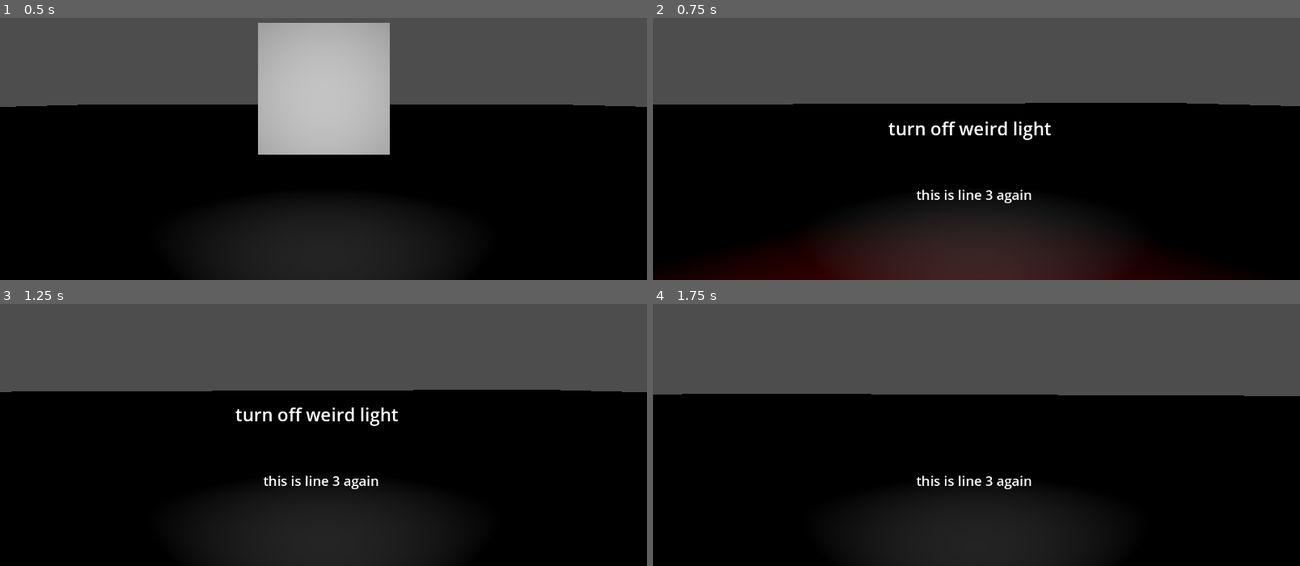
Above: before the commit, frames 1-4 (two rows, left to right).
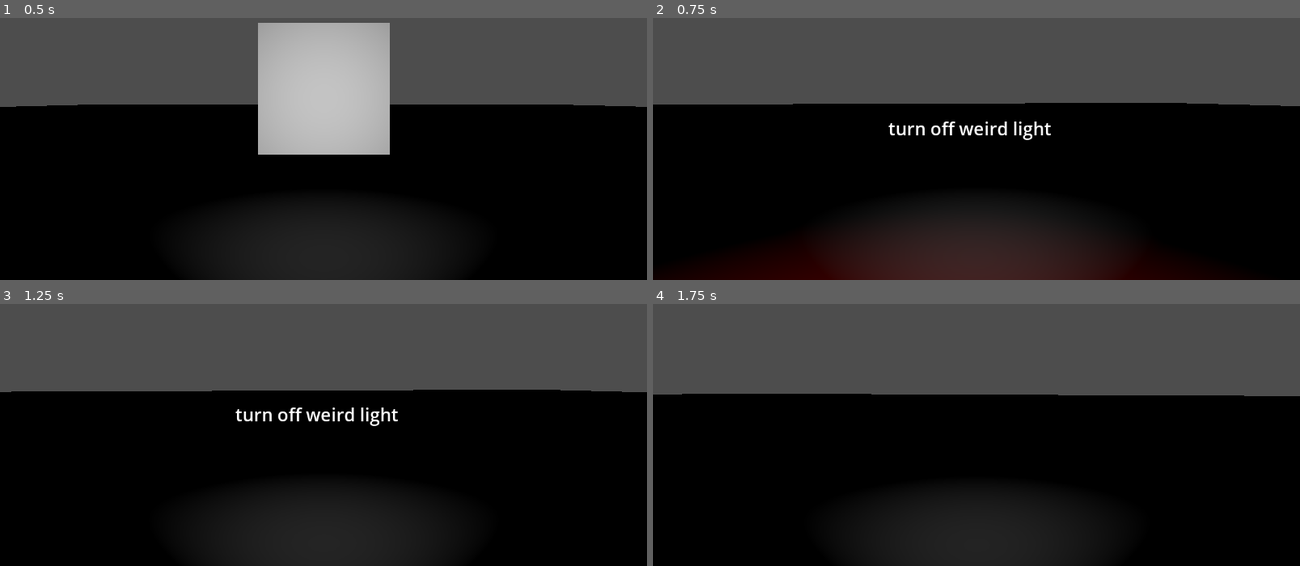
Above: after the commit, the same moments.

Repository: CoolBeanGames/Therebefore
Game: Godot game, scene res://Scenes/game_base.tscn
Two runs of this game, one before a commit and one after it. Both use one fixed random seed, a clock stepped at 60 frames per second and the inputs below.
Inputs (mouse positions are in pixels of both pictures, inside the frame that each line leads up to):
- Up to frame 1 (0.5 s): no input
- Up to frame 2 (0.75 s): tap Enter at 0.5 s; move the mouse to (1008, 96) at 0.52 s; hold W (up) from 0.53 s (still down); tap E (interact) at 0.6 s
- Up to frame 3 (1.25 s): keep holding W (up)
- Up to frame 4 (1.75 s): keep holding W (up); tap Space at 1.25 s; move the mouse to (944, 385) at 1.27 s; tap E (interact) at 1.35 s

Frame 1 is identical in both runs. In frame 2, 0.3% of the frame differs, in the area x 40-59%, y 65-71%; in frame 3, 0.3%; in frame 4, 0.3%.
Error after the commit: Invalid access to property or key 'lines' on a base object of type 'null instance'. (res://autoload/SubtitledAudioPlayer.gd:23)

Commit message:
removed all saving code from editors and *hopefully* got it working perfectly about to test it on my home pc

Diff:
--- a/Data/Audio/line 1.tres
+++ /dev/null
@@ -1,13 +0,0 @@
-[gd_resource type="Resource" script_class="subtitled_audio" load_steps=3 format=3 uid="uid://c7qarnvgqgoa7"]
-
-[ext_resource type="Script" uid="uid://bbtgup22pegu4" path="res://Resources/Subtitled_Audio.gd" id="1_dl50b"]
-
-[sub_resource type="AudioStreamGenerator" id="AudioStreamGenerator_dl50b"]
-
-[resource]
-resource_name = "line 1"
-script = ExtResource("1_dl50b")
-Audio = SubResource("AudioStreamGenerator_dl50b")
-Text = "hey this is some text here is some more"
-Bus = 3
-skip_position = false
--- a/Data/Audio/line 2.tres
+++ /dev/null
@@ -1,10 +0,0 @@
-[gd_resource type="Resource" script_class="subtitled_audio" load_steps=2 format=3 uid="uid://4h38eq2evdwc"]
-
-[ext_resource type="Script" uid="uid://bbtgup22pegu4" path="res://Resources/Subtitled_Audio.gd" id="1_pvxx1"]
-
-[resource]
-resource_name = "line 2"
-script = ExtResource("1_pvxx1")
-Text = "this is a test	"
-Bus = 0
-skip_position = false
--- a/Data/Audio/line 3.tres
+++ /dev/null
@@ -1,10 +0,0 @@
-[gd_resource type="Resource" script_class="subtitled_audio" load_steps=2 format=3 uid="uid://ctgty10t7tmdn"]
-
-[ext_resource type="Script" uid="uid://bbtgup22pegu4" path="res://Resources/Subtitled_Audio.gd" id="1_eapyt"]
-
-[resource]
-resource_name = "line 3"
-script = ExtResource("1_eapyt")
-Text = "this is line 3 again"
-Bus = 0
-skip_position = true
--- a/Data/Audio/line 4.tres
+++ /dev/null
@@ -1,10 +0,0 @@
-[gd_resource type="Resource" script_class="subtitled_audio" load_steps=2 format=3 uid="uid://dqvpiyyvlam6r"]
-
-[ext_resource type="Script" uid="uid://bbtgup22pegu4" path="res://Resources/Subtitled_Audio.gd" id="1_gqmfg"]
-
-[resource]
-resource_name = "line 4"
-script = ExtResource("1_gqmfg")
-Text = ""
-Bus = 0
-skip_position = false
--- a/Data/Audio/line 5.tres
+++ /dev/null
@@ -1,10 +0,0 @@
-[gd_resource type="Resource" script_class="subtitled_audio" load_steps=2 format=3 uid="uid://c5s7s15oery2g"]
-
-[ext_resource type="Script" uid="uid://bbtgup22pegu4" path="res://Resources/Subtitled_Audio.gd" id="1_pctp7"]
-
-[resource]
-resource_name = "line 5"
-script = ExtResource("1_pctp7")
-Text = ""
-Bus = 0
-skip_position = false
--- a/Data/Audio/line 6.tres
+++ /dev/null
@@ -1,10 +0,0 @@
-[gd_resource type="Resource" script_class="subtitled_audio" load_steps=2 format=3 uid="uid://dy55dopeslqe"]
-
-[ext_resource type="Script" uid="uid://bbtgup22pegu4" path="res://Resources/Subtitled_Audio.gd" id="1_4ysdb"]
-
-[resource]
-resource_name = "line 6"
-script = ExtResource("1_4ysdb")
-Text = ""
-Bus = 0
-skip_position = false
--- a/Data/Audio/line 7.tres
+++ /dev/null
@@ -1,10 +0,0 @@
-[gd_resource type="Resource" script_class="subtitled_audio" load_steps=2 format=3 uid="uid://d41ris7ly2ps"]
-
-[ext_resource type="Script" uid="uid://bbtgup22pegu4" path="res://Resources/Subtitled_Audio.gd" id="1_fphjf"]
-
-[resource]
-resource_name = "line 7"
-script = ExtResource("1_fphjf")
-Text = ""
-Bus = 0
-skip_position = false
--- a/Data/AudioGroups/conv ersation.tres
+++ b/Data/AudioGroups/conv ersation.tres
@@ -1,17 +1,13 @@
-[gd_resource type="Resource" script_class="subtitled_audio_group" load_steps=11 format=3 uid="uid://fo3gq6em5kq6"]
+[gd_resource type="Resource" script_class="subtitled_audio_group" load_steps=7 format=3 uid="uid://fo3gq6em5kq6"]
 
 [ext_resource type="Script" uid="uid://bbtgup22pegu4" path="res://Resources/Subtitled_Audio.gd" id="1_r0227"]
 [ext_resource type="Script" uid="uid://6q18ilv627ft" path="res://Resources/Subtitled_Audio_Group.gd" id="2_16u2f"]
-[ext_resource type="Resource" uid="uid://c7qarnvgqgoa7" path="res://data/Audio/line 1.tres" id="2_ayosd"]
-[ext_resource type="Resource" uid="uid://dqvpiyyvlam6r" path="res://data/Audio/line 4.tres" id="4_1g5fq"]
-[ext_resource type="Resource" uid="uid://ctgty10t7tmdn" path="res://data/Audio/line 3.tres" id="4_5m366"]
-[ext_resource type="Resource" uid="uid://c5s7s15oery2g" path="res://data/Audio/line 5.tres" id="5_1g5fq"]
-[ext_resource type="Resource" uid="uid://dy55dopeslqe" path="res://data/Audio/line 6.tres" id="6_6yoef"]
-[ext_resource type="Resource" uid="uid://d41ris7ly2ps" path="res://data/Audio/line 7.tres" id="7_mpqcj"]
-[ext_resource type="Resource" uid="uid://k7r2b71pklq7" path="res://data/Audio/line_8.tres" id="8_b4h5f"]
-[ext_resource type="Resource" uid="uid://dp7rh3w7jgwth" path="res://data/Audio/line 9.tres" id="9_mxu7a"]
+[ext_resource type="Resource" uid="uid://8mmv70nxbh8f" path="res://Data/Audio/convo line 1.tres" id="2_ayosd"]
+[ext_resource type="Resource" uid="uid://crb5sgwdbwuvm" path="res://Data/Audio/convo line 2.tres" id="3_ayosd"]
+[ext_resource type="Resource" uid="uid://cmd8ff368ktd3" path="res://Data/Audio/convo line 3.tres" id="4_5m366"]
+[ext_resource type="Resource" uid="uid://jbsbh7hnqu3q" path="res://Data/Audio/this is a new line.tres" id="5_1g5fq"]
 
 [resource]
 resource_name = "conv ersation"
 script = ExtResource("2_16u2f")
-lines = Array[ExtResource("1_r0227")]([ExtResource("4_5m366"), ExtResource("2_ayosd"), ExtResource("4_1g5fq"), ExtResource("5_1g5fq"), ExtResource("6_6yoef"), ExtResource("7_mpqcj"), ExtResource("8_b4h5f"), ExtResource("9_mxu7a")])
+lines = Array[ExtResource("1_r0227")]([ExtResource("2_ayosd"), ExtResource("3_ayosd"), ExtResource("4_5m366"), ExtResource("5_1g5fq")])
--- a/Data/AudioGroups/conversation 2.tres
+++ /dev/null
@@ -1,9 +0,0 @@
-[gd_resource type="Resource" script_class="subtitled_audio_group" load_steps=3 format=3 uid="uid://bbj11n3t00jtp"]
-
-[ext_resource type="Script" uid="uid://bbtgup22pegu4" path="res://Resources/Subtitled_Audio.gd" id="1_1sf2b"]
-[ext_resource type="Script" uid="uid://6q18ilv627ft" path="res://Resources/Subtitled_Audio_Group.gd" id="2_beqhj"]
-
-[resource]
-resource_name = "conversation 2"
-script = ExtResource("2_beqhj")
-lines = Array[ExtResource("1_1sf2b")]([])
--- /dev/null
+++ b/Data/AudioGroups/new conversation.tres
@@ -0,0 +1,11 @@
+[gd_resource type="Resource" script_class="subtitled_audio_group" load_steps=5 format=3 uid="uid://8m22mtqcb0sf"]
+
+[ext_resource type="Script" uid="uid://bbtgup22pegu4" path="res://Resources/Subtitled_Audio.gd" id="1_f6ey6"]
+[ext_resource type="Script" uid="uid://6q18ilv627ft" path="res://Resources/Subtitled_Audio_Group.gd" id="2_aesgf"]
+[ext_resource type="Resource" uid="uid://d1jdlarn8nrxl" path="res://Data/Audio/new line 1.tres" id="2_dwmgp"]
+[ext_resource type="Resource" uid="uid://lvxclga6k51v" path="res://Data/Audio/new line 2.tres" id="3_dwmgp"]
+
+[resource]
+resource_name = "new conversation"
+script = ExtResource("2_aesgf")
+lines = Array[ExtResource("1_f6ey6")]([ExtResource("2_dwmgp"), ExtResource("3_dwmgp")])
--- a/Data/Notes/note.tres
+++ /dev/null
@@ -1,9 +0,0 @@
-[gd_resource type="Resource" script_class="Note" load_steps=2 format=3 uid="uid://bkw6stx4jigvg"]
-
-[ext_resource type="Script" uid="uid://dj88ee0tenkp1" path="res://Resources/Note.gd" id="1_uslml"]
-
-[resource]
-resource_name = "note"
-script = ExtResource("1_uslml")
-note_text = "some data text again"
-play_audio = false
--- a/data/Audio/line 8.tres
+++ /dev/null
@@ -1,10 +0,0 @@
-[gd_resource type="Resource" script_class="subtitled_audio" load_steps=2 format=3 uid="uid://bk0np25glboor"]
-
-[ext_resource type="Script" uid="uid://bbtgup22pegu4" path="res://Resources/Subtitled_Audio.gd" id="1_pv1qa"]
-
-[resource]
-resource_name = "line 8"
-script = ExtResource("1_pv1qa")
-Text = ""
-Bus = 0
-skip_position = false
--- a/data/Audio/line 9.tres
+++ /dev/null
@@ -1,10 +0,0 @@
-[gd_resource type="Resource" script_class="subtitled_audio" load_steps=2 format=3 uid="uid://dp7rh3w7jgwth"]
-
-[ext_resource type="Script" uid="uid://bbtgup22pegu4" path="res://Resources/Subtitled_Audio.gd" id="1_34vp8"]
-
-[resource]
-resource_name = "line 9"
-script = ExtResource("1_34vp8")
-Text = ""
-Bus = 0
-skip_position = false
--- a/data/Audio/line_8.tres
+++ /dev/null
@@ -1,10 +0,0 @@
-[gd_resource type="Resource" script_class="subtitled_audio" load_steps=2 format=3 uid="uid://k7r2b71pklq7"]
-
-[ext_resource type="Script" uid="uid://bbtgup22pegu4" path="res://Resources/Subtitled_Audio.gd" id="1_3fllt"]
-
-[resource]
-resource_name = "line_8"
-script = ExtResource("1_3fllt")
-Text = "this is some text"
-Bus = 0
-skip_position = false
--- a/project.godot
+++ b/project.godot
@@ -31,7 +31,7 @@
 
 [editor_plugins]
 
-enabled=PackedStringArray("res://addons/DialogEditor/plugin.cfg", "res://addons/Notes/plugin.cfg")
+enabled=PackedStringArray("res://addons/Notes/plugin.cfg")
 
 [input]
 
Not shown, changed: Sound Effects/MachineBeep.mp3.import
Not shown, changed: addons/DialogEditor/dialog_editor_screen.gd
Not shown, changed: addons/DialogEditor/dialog_editor_screen.tscn
Not shown, changed: addons/Notes/NoteEditorUI.tscn
Not shown, changed: addons/Notes/note_editor_ui.gd
